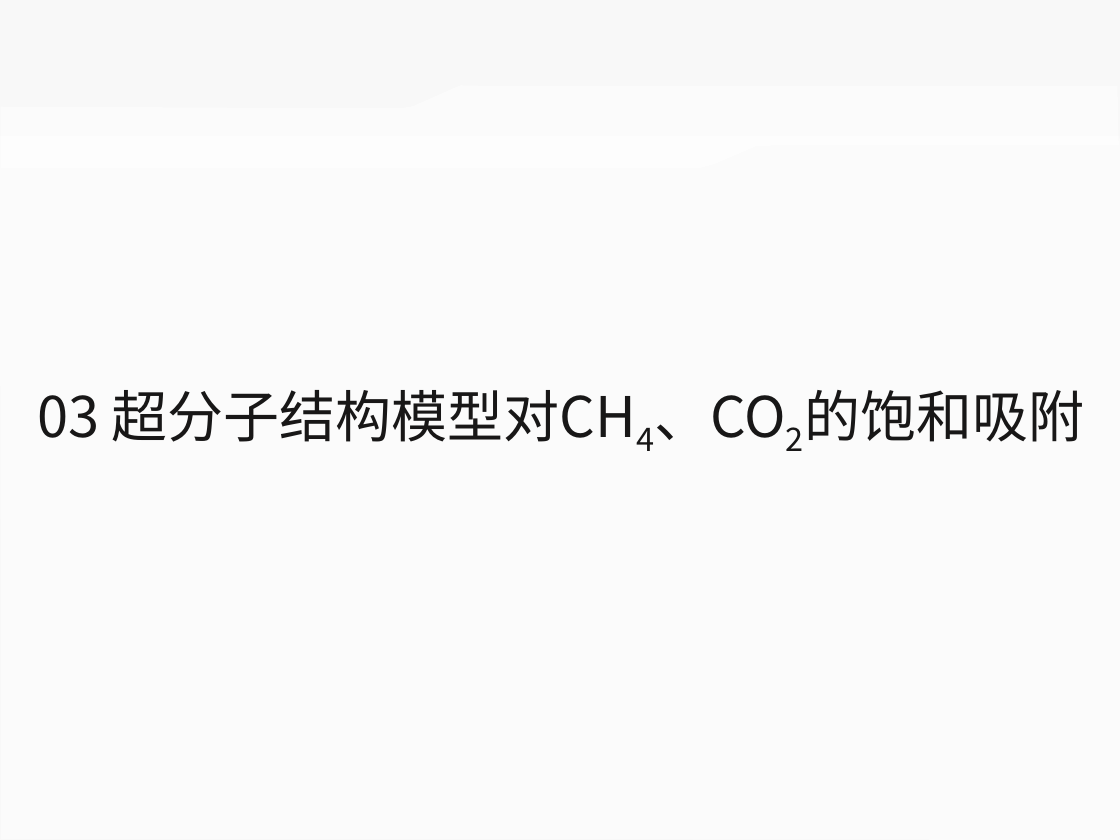
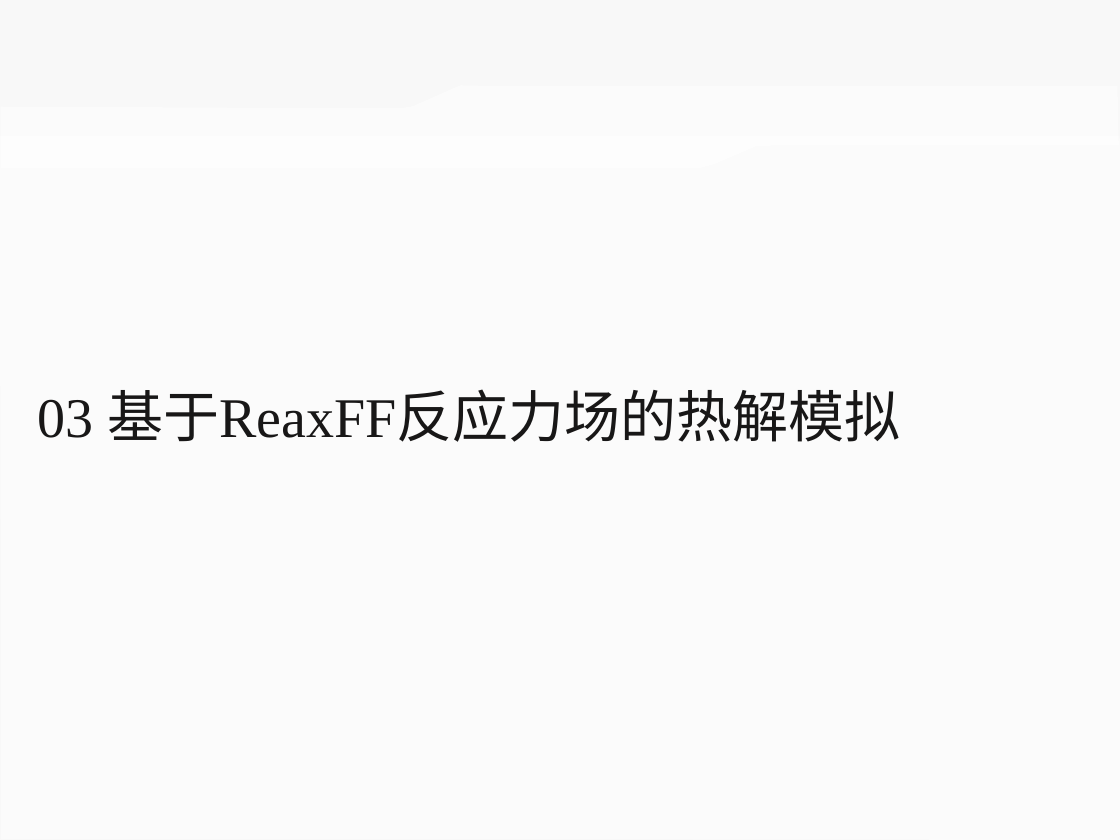
Before and after one commit to ilvcr/GraduationProject, a slide deck: slide 28 of ppt/yoghourtppt.pptx (slide 27 before the commit). Drawn at 1120x840 pixels with LibreOffice and Linux fonts; fonts in the diff are those of the drawing. Boxes give left, top, right and bottom in pixels: in the first picture for what was removed or moved away, otherwise in the second. Text is boxed around its words. In the diff, an @@ line names an element or a change of style, - is before the commit and + after.

```diff
--- a/ppt/yoghourtppt.pptx
+++ b/ppt/yoghourtppt.pptx
@@ text at (37, 389, 900, 442): text changed; font Noto Sans CJK SC to Times New Roman @@
-03 超分子结构模型对CH4、CO2的饱和吸附
+03 基于ReaxFF反应力场的热解模拟
```
Also in this commit, not shown: 4 other slides changed, 3 slides added, 2 slides removed.
